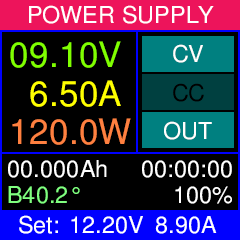
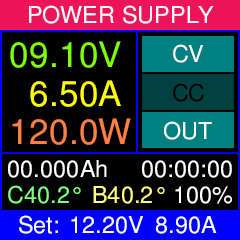
Revision of a layered 240×240 image; what changed, layer by layer:
showed "Temp2", painted on it over [93, 186, 165, 204]
painted on "Temp1" over [8, 185, 81, 204]
